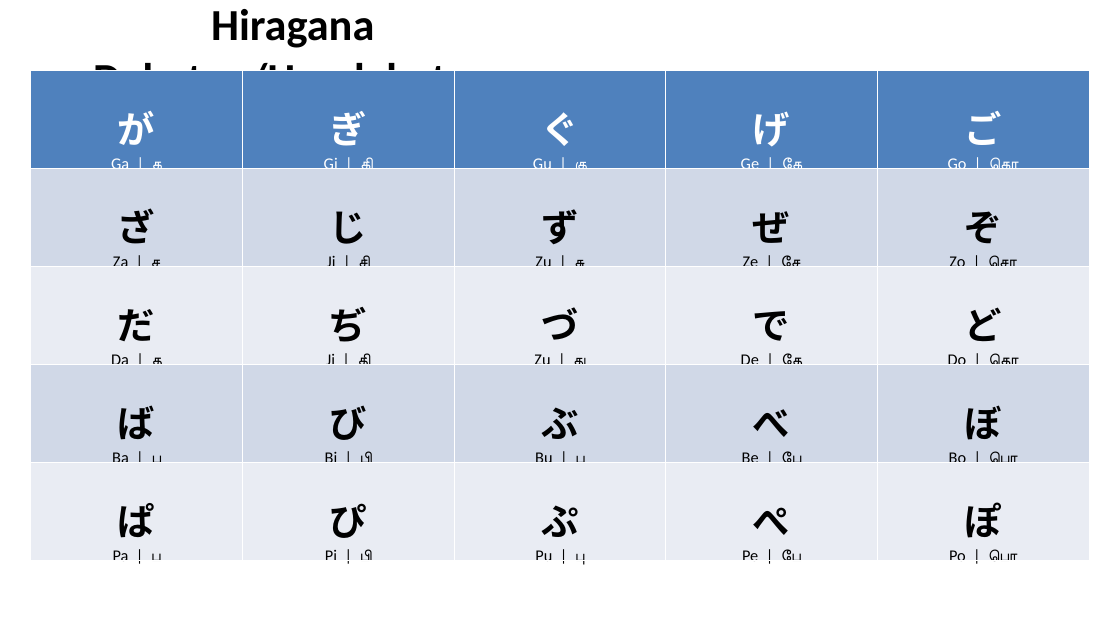
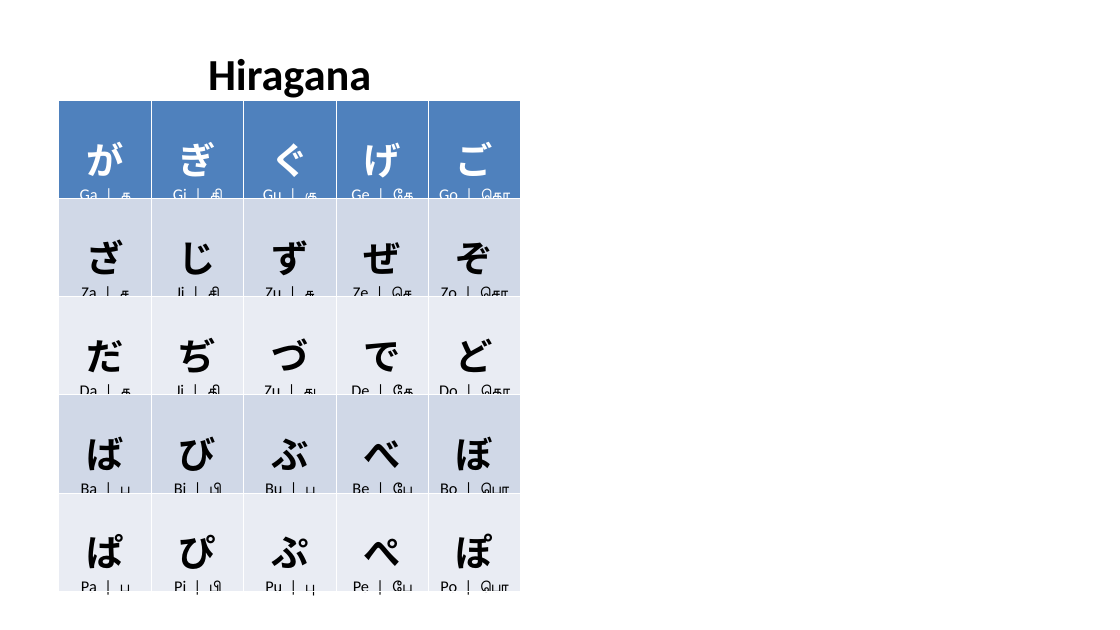
Before and after one commit to arkad94/NihonScriptGuide, a slide deck: slide 3 of Japanese_Guide_for_Tamil_Speakers_v4.pptx (slide 2 before the commit). Drawn at 1120x630 pixels with LibreOffice and Linux fonts; fonts in the diff are those of the drawing. Boxes give left, top, right and bottom in pixels: in the first picture for what was removed or moved away, otherwise in the second. Text is boxed around its words. In the diff, an @@ line names an element or a change of style, - is before the commit and + after.

```diff
--- a/Japanese_Guide_for_Tamil_Speakers_v4.pptx
+++ b/Japanese_Guide_for_Tamil_Speakers_v4.pptx
@@ text "Hiragana Dakuten/Handakuten": place and size @@
-text "Hiragana Dakuten/Handakuten" at [93, 9, 492, 105]
+text "Hiragana Dakuten/Handakuten" at [90, 59, 489, 154]
@@ table at [59, 101, 521, 630] @@
-row 2, column 4: ぜ / Ze | சே
+row 2, column 4: ぜ / Ze | செ
@@ table: place and size @@
-table at [31, 70, 1090, 569]
+table at [59, 101, 521, 630]
```
Also in this commit, not shown: 13 other slides changed, 5 other files.
